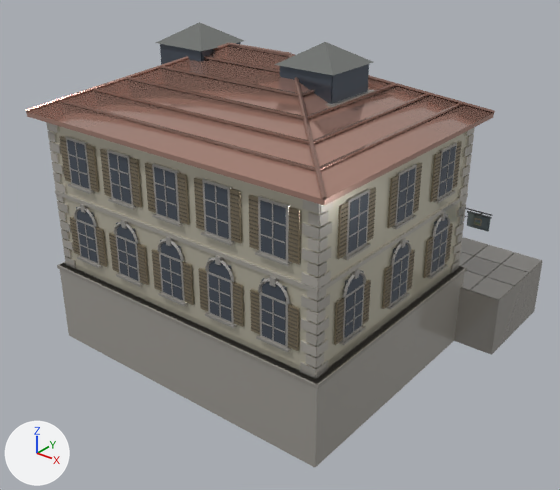
Two versions of the glTF model assets/models/sea/town/gallery_3.gltf, one commit apart.
Before and after are seen from a camera (50 mm lens) standing at (18.8, -22.2, 16.0) and looking at (0.3, 0.8, 1.7). Arrows for +X, +Y and +Z are at lower left; the lights stay in place. The older version comes first. Vertices at exactly the same position are counted once.

Before the edit, the objects in view are built like this:
```python
me_body_031 = bpy.data.meshes.new('Body.031')
me_body_031.from_pydata(...)  # 11362 vertices, 17164 faces; spans x -8.5..8.5, y -5.6..9.6, z -2.6..10.6
# faces by material slot: [6144, 12, 804, 9396, 472, 336]
me_body_031.materials.append(mat_stone)
me_body_031.materials.append(mat_plaster)
me_body_031.materials.append(mat_paint)
me_body_031.materials.append(mat_wood)
me_body_031.materials.append(mat_metal)
me_body_031.materials.append(mat_roof)
ob_body = bpy.data.objects.new('Body', me_body_031)
ob_body.location = (0.0, 0.0, 0.0)
```
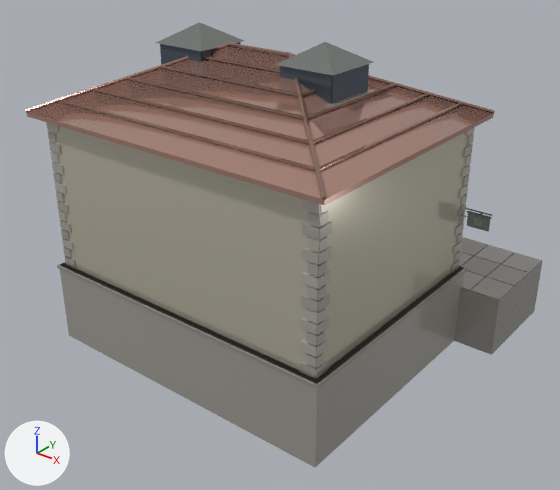
Boxes (x1, y1, x2, y2) around the edits, measured in the pictures (560 x 490 px):
part 1 of me_body_031, deleted: before (59, 136, 468, 352)
part 2 of me_body_031, cut back: before (55, 190, 331, 294); after (317, 132, 469, 368)

The edits, one by one:
me_body_031 is used by ob_body; location (0.0, 0.0, 0.0).
me_body_031 had 11362 vertices, 17164 faces and spanned x -8.5..8.5, y -5.6..9.6, z -2.6..10.6.
me_body_031 now has 5547 vertices, 8392 faces and spans x -8.5..8.5, y -5.6..9.6, z -2.6..10.6.
me_body_031 part 1: 785 loose pieces with 6514 vertices, spanning x -6.7..6.7, y -5.2..5.2, z 0.9..6.8, are deleted.
me_body_031 part 2: 12 vertices removed from x -6.6..6.6, y -5.1..5.1, z 4.1..4.3; 471 vertices added at x -6.5..6.5, y -4.8..5.1, z 0.9..7.5.
Other edits to the shape of me_body_031 do not show in these pictures.
